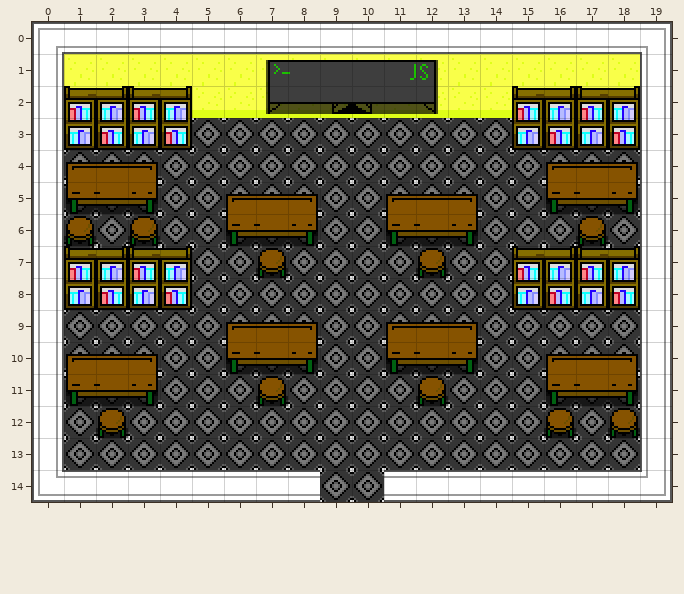
Two versions of a level (Tiled map, public/maps/ClassroomScene.tmx). The picture above was drawn from the file before the commit.
Cells are 16x16 px. Shown: x 0..19, y 0..14.
New version:
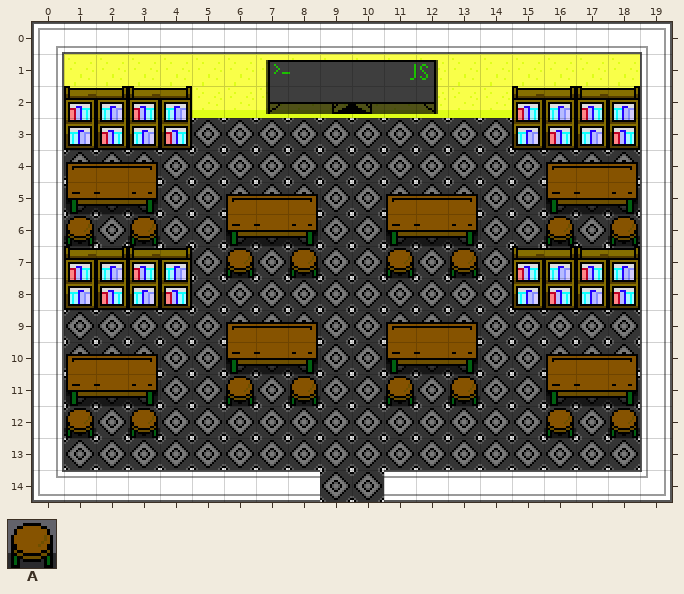
Key: from "chair": A 0.
_ is an empty cell.
The edit:
Layer "item layer":
The author put tile A in row 6 at x 16 and 18; in row 7 at x 6, 8, 11 and 13; in row 11 at x 6, 8, 11 and 13; in row 12 at x 1 and 3.
The edit erases tile A in row 6 at x 17; in row 7 at x 7 and 12; in row 11 at x 7 and 12; in row 12 at x 2.
Where, in picture pixels (left, top, right, bottom), the same in both pictures:
changed: (544, 216, 640, 246)
changed: (224, 248, 320, 278)
changed: (384, 248, 480, 278)
changed: (224, 376, 320, 406)
changed: (384, 376, 480, 406)
changed: (64, 408, 160, 438)
